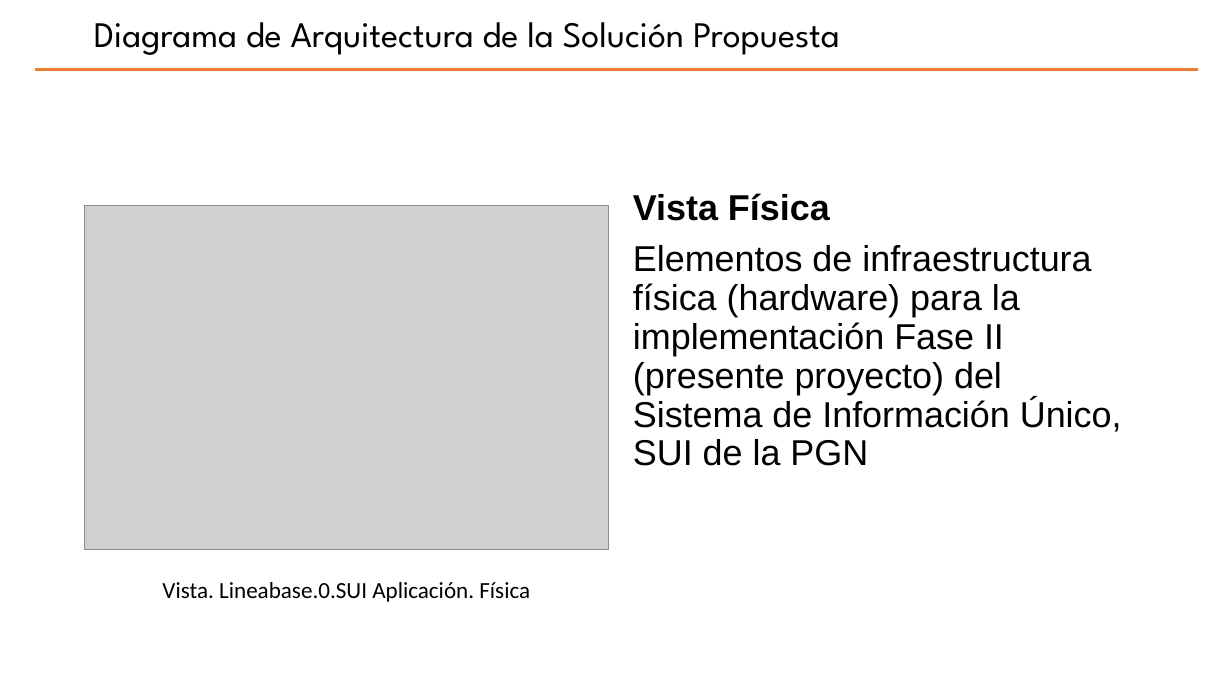
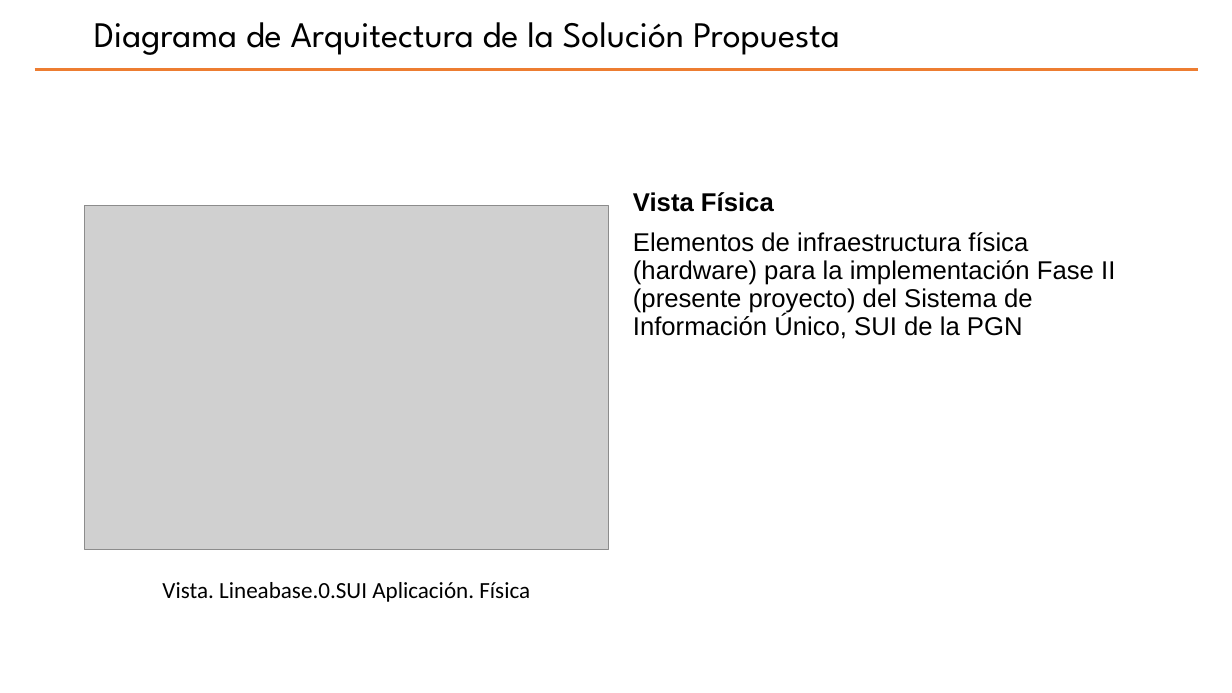
Before and after one commit to hwong23/pgn-078, a slide deck: slide 6 of content/pptxoutpt.pptx. Drawn at 1232x693 pixels with LibreOffice and Linux fonts; fonts in the diff are those of the drawing; grey boxes stand for pictures; background and template pictures are left out. Boxes give left, top, right and bottom in pixels: in the first picture for what was removed or moved away, otherwise in the second. Text is boxed around its words. In the diff, an @@ line names an element or a change of style, - is before the commit and + after.

```diff
--- a/content/pptxoutpt.pptx
+++ b/content/pptxoutpt.pptx
@@ text "Vista Física" at <box>633,192,1115,339</box>: size 28 to 20 pt @@
```
Also in this commit, not shown: 15 other slides changed, 1 other file.
